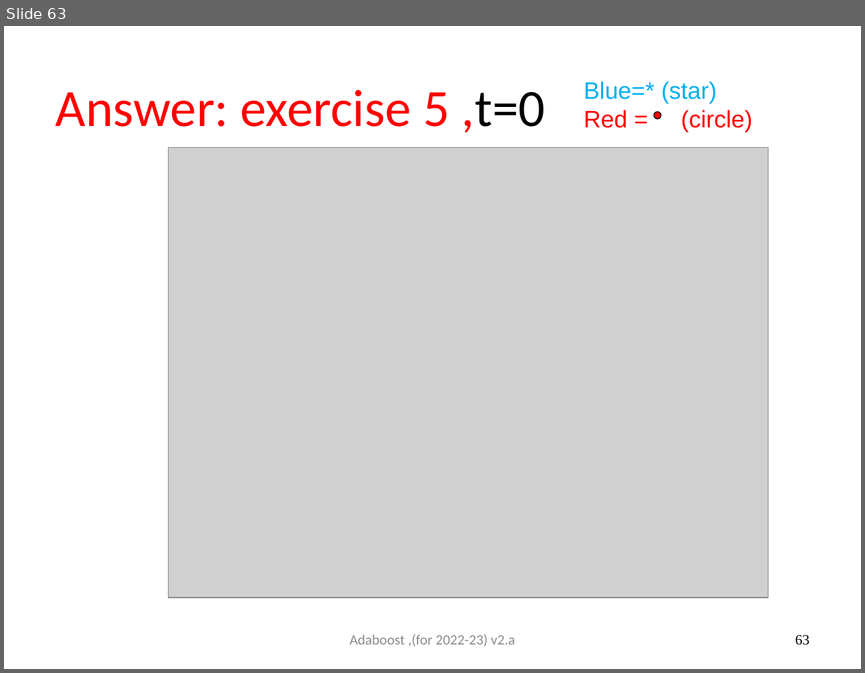
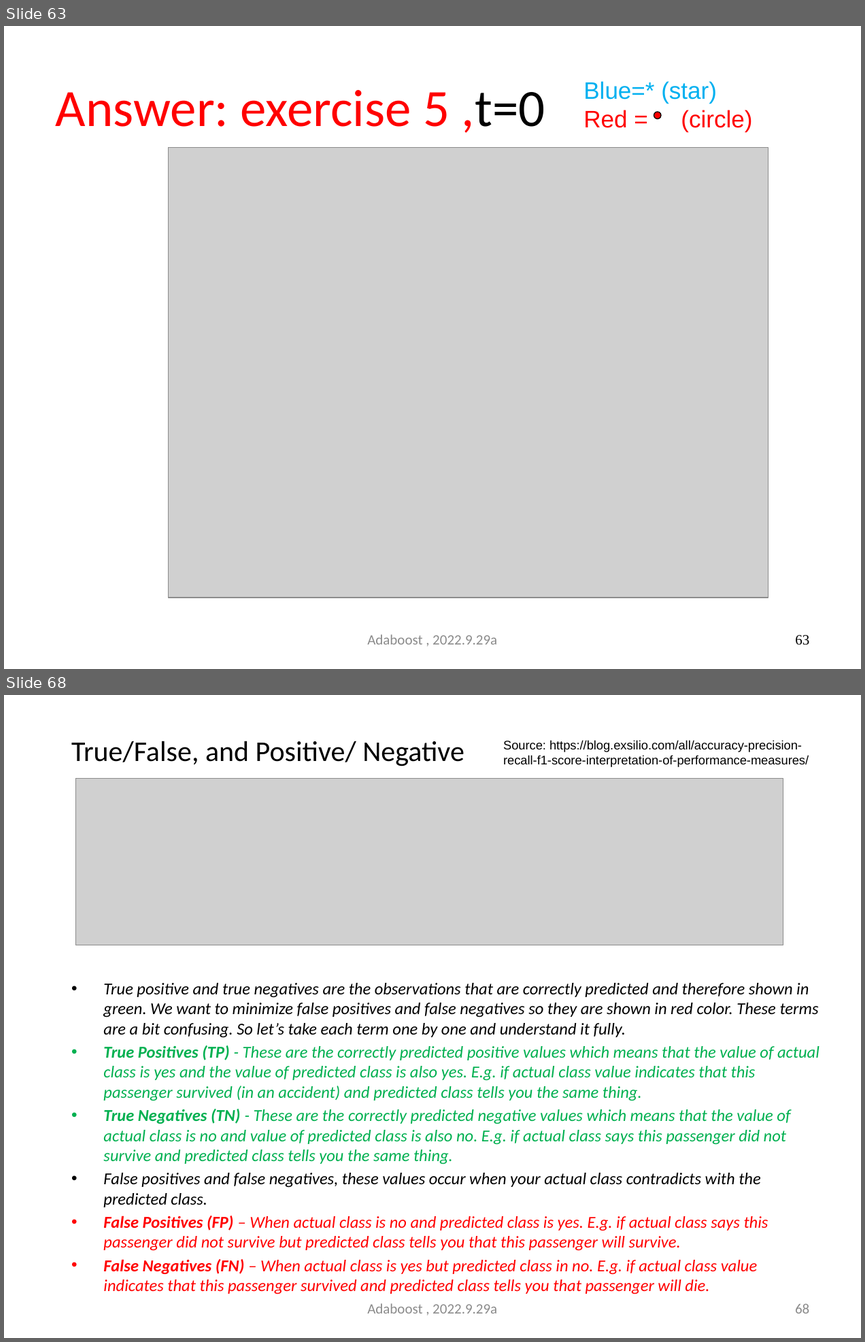
Before and after one commit to JoseHung/Speech-Recognition, a slide deck: slides/5707_06_adaboost.pptx. Shown one above the other, each under a label of ours: slide 63 before the commit, slides 63 and 68 after it; the slides between them are not shown. The pictures are 865x673 and 865x1342 pixels, drawn with LibreOffice and Linux fonts; fonts in the diff are those of the drawing; grey boxes stand for pictures. Boxes give left, top, right and bottom in pixels: in the first picture for what was removed or moved away, otherwise in the second. Text is boxed around its words. In the diff, an @@ line names an element or a change of style, - is before the commit and + after.

```diff
--- a/slides/5707_06_adaboost.pptx
+++ b/slides/5707_06_adaboost.pptx
@@ slide 68 added at [4,695,861,1338], background #FFFFFF @@
@@ title added at [71,741,464,766], 24 pt, text #000000 @@
+True/False, and Positive/ Negative
@@ text added at [503,740,808,767], 10.5 pt, text #000000 @@
+Source: https://blog.exsilio.com/all/accuracy-precision-recall-f1-score-interpretation-of-performance-measures/
@@ picture added at [76,778,783,945] @@
@@ text added at [103,983,819,1294], 14 pt, text #00B050, italic @@
+• True positive and true negatives are the observations that are correctly predicted and therefore shown in green. We want to minimize false positives and false negatives so they are shown in red color. These terms are a bit confusing. So let’s take each term one by one and understand it fully.
+• True Positives (TP) - These are the correctly predicted positive values which means that the value of actual class is yes and the value of predicted class is also yes. E.g. if actual class value indicates that this passenger survived (in an accident) and predicted class tells you the same thing.
+• True Negatives (TN) - These are the correctly predicted negative values which means that the value of actual class is no and value of predicted class is also no. E.g. if actual class says this passenger did not survive and predicted class tells you the same thing.
+• False positives and false negatives, these values occur when your actual class contradicts with the predicted class.
+• False Positives (FP) – When actual class is no and predicted class is yes. E.g. if actual class says this passenger did not survive but predicted class tells you that this passenger will survive.
+• False Negatives (FN) – When actual class is yes but predicted class in no. E.g. if actual class value indicates that this passenger survived and predicted class tells you that passenger will die.
@@ text added at [367,1303,497,1313], 12 pt, text #8C8C8C @@
+Adaboost , 2022.9.29a
@@ page number added at [795,1304,809,1313], 12 pt, text #8C8C8C @@
+68
@@ slide 63 changed as well @@
@@ text at [367,634,497,644]: text changed @@
-Adaboost ,(for 2022-23) v2.a
+Adaboost , 2022.9.29a
```
Also in this commit, not shown: 80 other slides changed, 8 other slides added, 2 slides removed, 1 other file.
